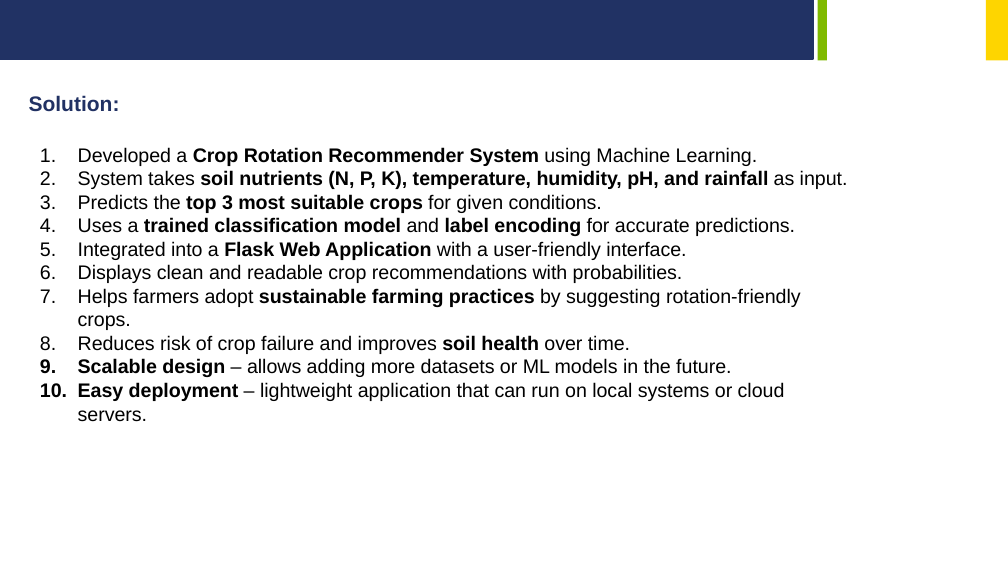
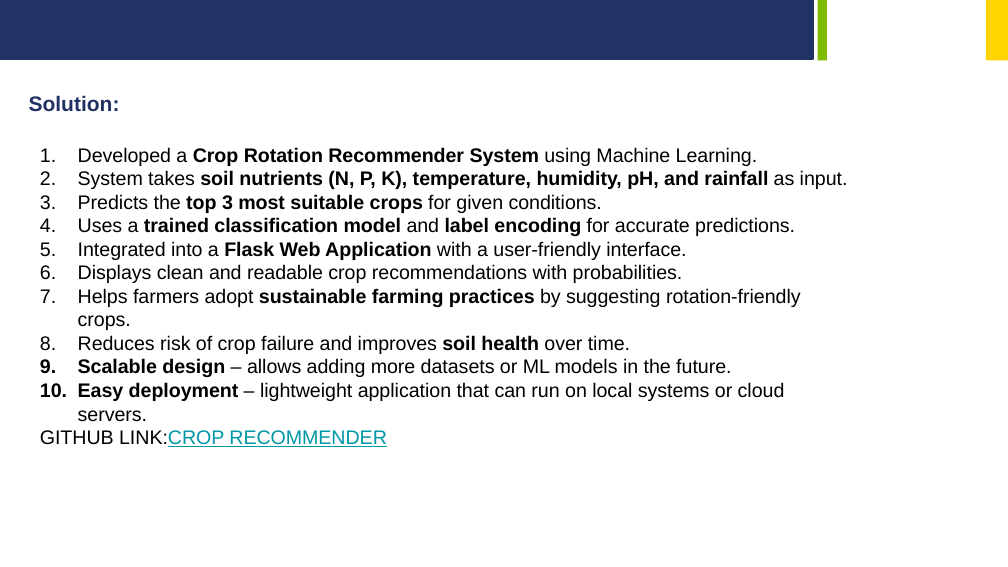
Before and after one commit to bhuvi6/crop-rotation-recommender, a slide deck: slide 6 of Week_3_Project_PPT_.pptx. Drawn at 1008x567 pixels with LibreOffice and Linux fonts; fonts in the diff are those of the drawing; background and template pictures are left out. Boxes give left, top, right and bottom in pixels: in the first picture for what was removed or moved away, otherwise in the second. Text is boxed around its words. In the diff, an @@ line names an element or a change of style, - is before the commit and + after.

Commit message:
Updated Week 3 project presentation

```diff
--- a/Week_3_Project_PPT_.pptx
+++ b/Week_3_Project_PPT_.pptx
@@ text at box(40, 430, 386, 447): paragraph added @@
+GITHUB LINK:CROP RECOMMENDER
```
